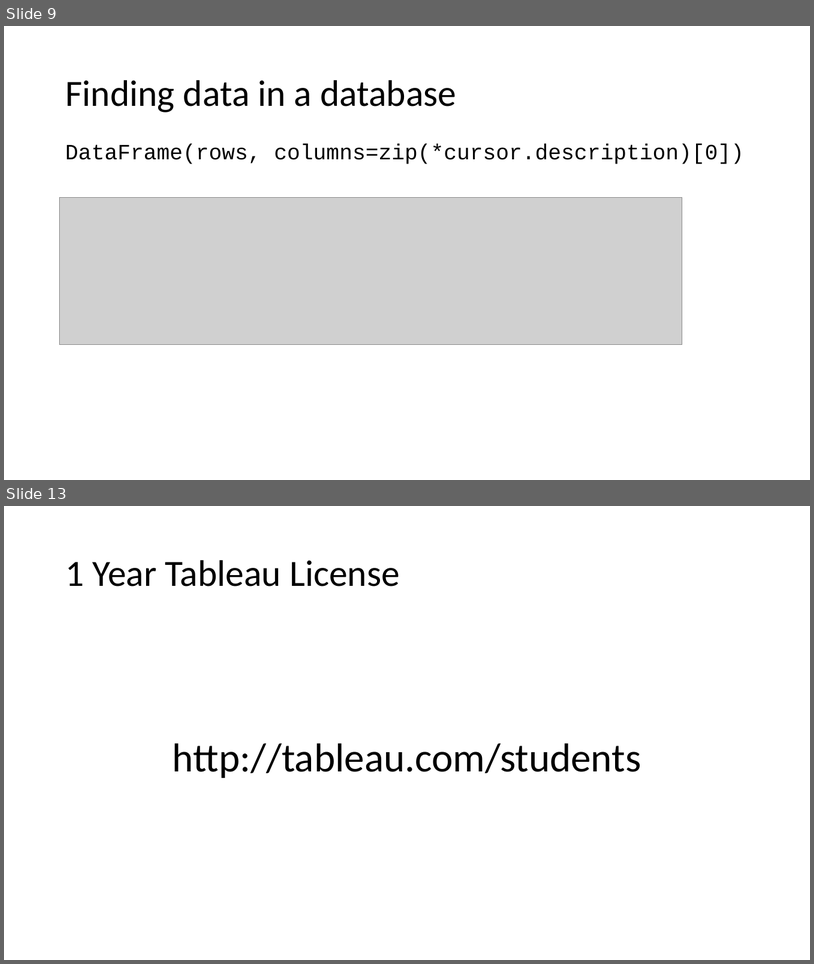
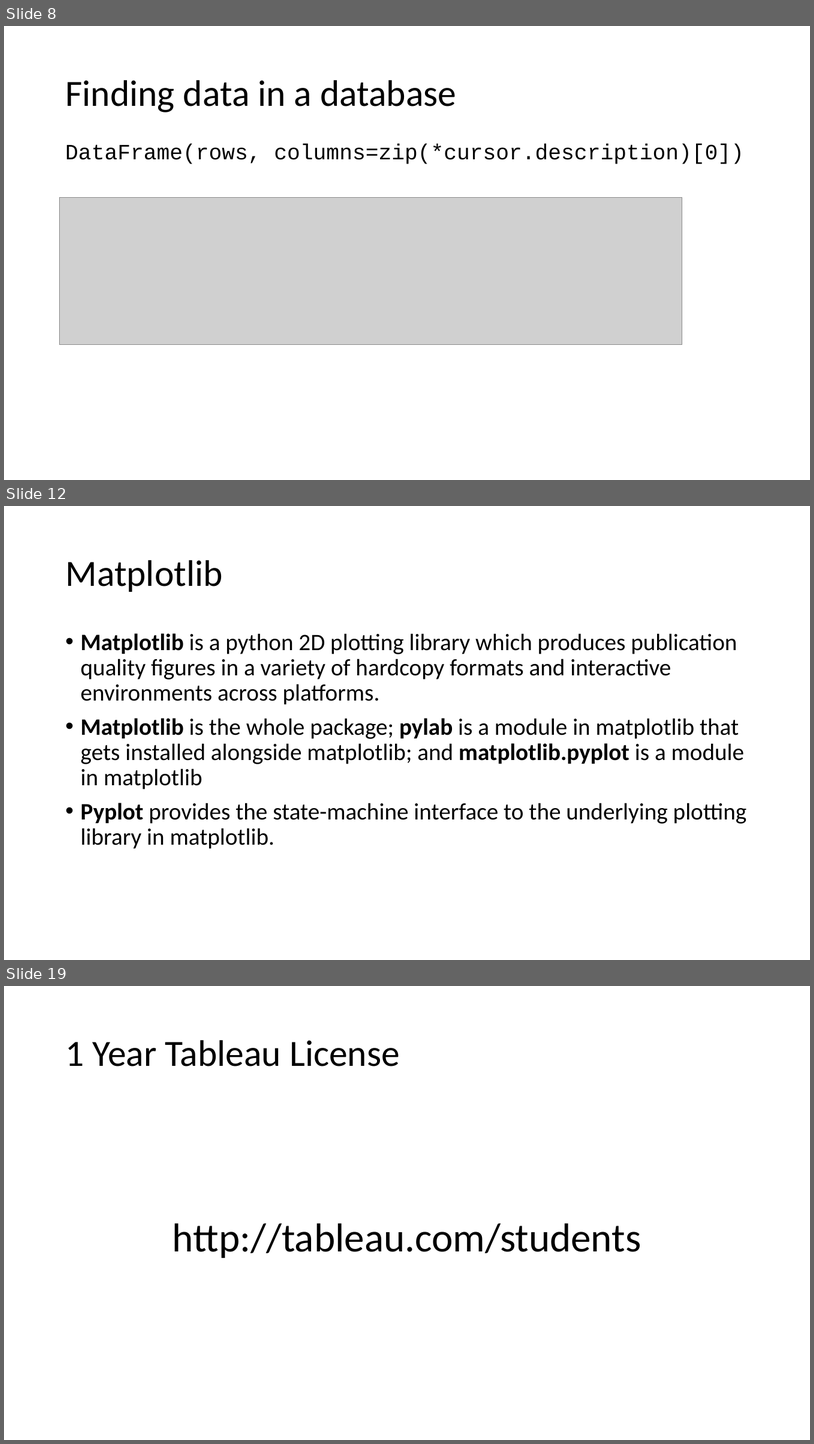
Before and after one commit to philmui/datascience, a slide deck: lecture04.visualization/lecture04.db.viz.pptx. Shown one above the other, each under a label of ours: slides 9 and 13 before the commit, slides 8, 12 and 19 after it; the slides between them are not shown. The pictures are 814x964 and 814x1444 pixels, drawn with LibreOffice and Linux fonts; fonts in the diff are those of the drawing; grey boxes stand for pictures. Boxes give left, top, right and bottom in pixels: in the first picture for what was removed or moved away, otherwise in the second. Text is boxed around its words. In the diff, an @@ line names an element or a change of style, - is before the commit and + after.

```diff
--- a/lecture04.visualization/lecture04.db.viz.pptx
+++ b/lecture04.visualization/lecture04.db.viz.pptx
@@ slide 12 added at <box>4,506,810,960</box>, background #FFFFFF @@
@@ title added at <box>65,560,222,592</box>, 44 pt, text #000000 @@
+Matplotlib
@@ text added at <box>81,633,747,849</box>, 28 pt, text #000000 @@
+• Matplotlib is a python 2D plotting library which produces publication quality figures in a variety of hardcopy formats and interactive environments across platforms.
+• Matplotlib is the whole package; pylab is a module in matplotlib that gets installed alongside matplotlib; and matplotlib.pyplot is a module in matplotlib
+• Pyplot provides the state-machine interface to the underlying plotting library in matplotlib.
@@ what was slide 9 is now slide 8 @@
@@ what was slide 13 is now slide 19 @@
```
Also in this commit, not shown: 3 slides changed, 6 other slides added, 1 slide removed, 1 other file.
